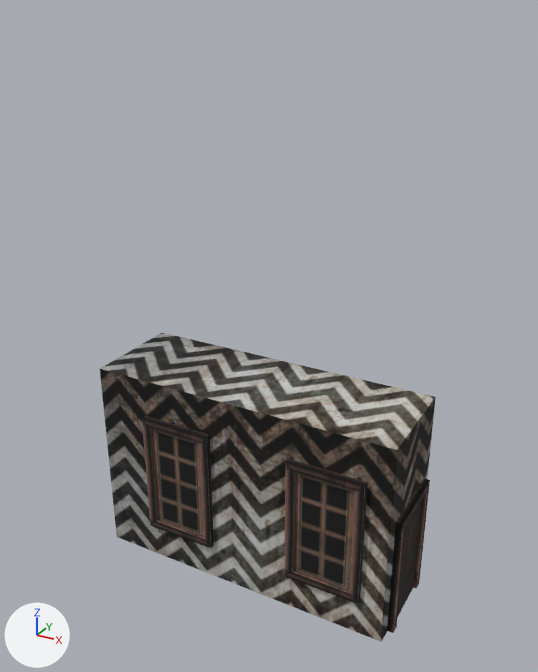
The FBX model Assets/Meshes/Enviro/SilentHill/Slap_SH_Wall_04.fbx, before and after one commit.
The view is the same before and after, from a 50 mm camera at (1.53, -4.87, 5.17) aimed at (-1.42, 0.51, 2.48). Arrows for +X, +Y and +Z are at lower left; the lights stay in place. The older version comes first. Where no turn or scale is listed for an object, it has been applied to the vertices.

The scene before the commit, as lines of its bpy script (objects in view):
```python
me_slap_sh_wall_04 = bpy.data.meshes.new('Slap_SH_Wall_04')
me_slap_sh_wall_04.from_pydata(...)  # 90 vertices, 67 faces; spans x -3.05..0.06, y -0.05..1.0, z 0.0..2.0
me_slap_sh_wall_04.materials.append(mat_material)  # picture img_t_silenthill_atlas_02_png
ob_slap_sh_wall_04 = bpy.data.objects.new('Slap_SH_Wall_04', me_slap_sh_wall_04)
ob_slap_sh_wall_04.location = (0.0, 0.0, 0.0)
```
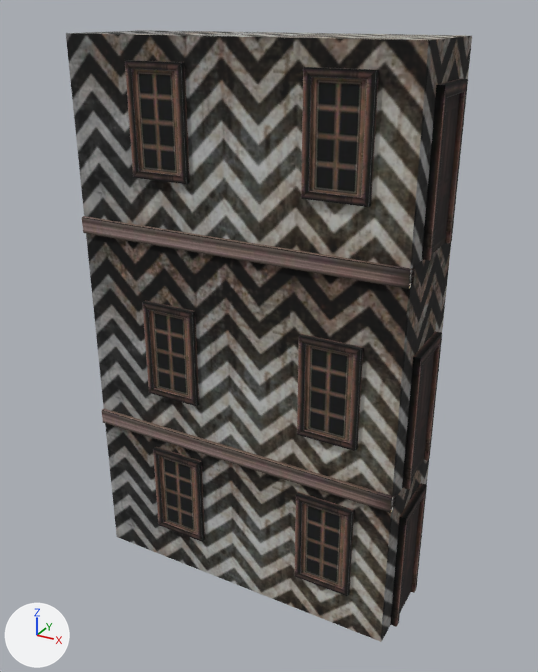
What differs and where, as boxes [x1, y1, x2, y2] in the pictures (538 x 672 px; the box of a moved part takes in the faces that stretch with it):
'Slap_SH_Wall_04', reshaped (21% wider, 98% taller): before [100, 333, 436, 642]; after [66, 30, 472, 642]
part 1 of me_slap_sh_wall_04, moved or reshaped: before [284, 459, 368, 604]; after [295, 492, 354, 596]
part 2 of me_slap_sh_wall_04, moved or reshaped: before [142, 416, 214, 548]; after [153, 447, 205, 542]
part 3 of me_slap_sh_wall_04, added (brown): after [102, 408, 396, 513]
part 4 of me_slap_sh_wall_04, added: after [86, 233, 451, 500]
part 5 of me_slap_sh_wall_04, added: after [402, 331, 442, 490]
part 6 of me_slap_sh_wall_04, added: after [297, 334, 363, 451]
part 7 of me_slap_sh_wall_04, added: after [142, 300, 199, 406]
part 8 of me_slap_sh_wall_04, added (brown): after [82, 216, 415, 289]
part 9 of me_slap_sh_wall_04, added: after [66, 30, 472, 268]
part 10 of me_slap_sh_wall_04, added: after [422, 79, 468, 261]
part 11 of me_slap_sh_wall_04, added: after [301, 67, 379, 207]
part 12 of me_slap_sh_wall_04, added: after [125, 60, 190, 184]
part 13 of me_slap_sh_wall_04, moved or reshaped: before [100, 333, 436, 642]; after [105, 423, 429, 642]

Diff of the bpy script that builds the scene:
```diff
--- a/Assets/Meshes/Enviro/SilentHill/Slap_SH_Wall_04.fbx.py
+++ b/Assets/Meshes/Enviro/SilentHill/Slap_SH_Wall_04.fbx.py
@@ me_slap_sh_wall_04 @@
 # used by ob_slap_sh_wall_04; location = (0.0, 0.0, 0.0)
-me_slap_sh_wall_04.from_pydata(...)  # 90 vertices, 67 faces; spans x -3.05..0.06, y -0.05..1.0, z 0.0..2.0
+me_slap_sh_wall_04.from_pydata(...)  # 286 vertices, 213 faces; spans x -3.05..0.06, y -0.05..1.0, z 0.0..4.99
+# me_slap_sh_wall_04 part 1: the loose piece of 24 vertices spanning x -0.95..-0.23, y -0.05..0.01, z 0.38..1.63 is scaled about its middle by 0.722, then moved by (0.0, 0.0, -0.14)
+# me_slap_sh_wall_04 part 2: the loose piece of 24 vertices spanning x -2.48..-1.76, y -0.05..0.01, z 0.38..1.63 is scaled about its middle by 0.722, then moved by (0.0, 0.0, -0.14)
+# me_slap_sh_wall_04 part 3: a new loose piece, a box spanning x -3.0..0.0, y -0.03..0.07, z 1.42..1.57, in mat_material (picture img_t_silenthill_atlas_02_png)
+# me_slap_sh_wall_04 part 4: the loose piece of 10 vertices spanning x -3.0..0.0, y 0.0..1.0, z 0.0..2.0 is copied, and the copy is moved by (0.0, 0.0, 1.49); it spans x -3.0..0.0, y 0.0..1.0, z 1.5..3.49
+# me_slap_sh_wall_04 part 5: the loose piece of 16 vertices spanning x 0.0..0.06, y 0.14..0.86, z 0.01..1.22 is copied, and the copy is scaled about its middle by (1, 0.769, 1), then moved by (0.0, 0.0, 1.5); it spans x 0.0..0.06, y 0.22..0.78, z 1.51..2.72
+# me_slap_sh_wall_04 part 6: the loose piece of 24 vertices spanning x -0.95..-0.23, y -0.05..0.01, z 0.38..1.63 is copied, and the copy is scaled about its middle by 0.722, then moved by (0.0, 0.0, 1.36); it spans x -0.85..-0.33, y -0.05..0.0, z 1.92..2.82
+# me_slap_sh_wall_04 part 7: the loose piece of 24 vertices spanning x -2.48..-1.76, y -0.05..0.01, z 0.38..1.63 is copied, and the copy is scaled about its middle by 0.722, then moved by (0.0, 0.0, 1.36); it spans x -2.38..-1.86, y -0.05..0.0, z 1.92..2.82
+# me_slap_sh_wall_04 part 8: a new loose piece, a box spanning x -3.0..0.0, y -0.03..0.07, z 3.35..3.49, in mat_material (picture img_t_silenthill_atlas_02_png)
+# me_slap_sh_wall_04 part 9: the loose piece of 10 vertices spanning x -3.0..0.0, y 0.0..1.0, z 0.0..2.0 is copied, and the copy is scaled about its middle by (1, 1, 0.75), then moved by (0.0, 0.0, 3.24); it spans x -3.0..0.0, y 0.0..1.0, z 3.49..4.99
+# me_slap_sh_wall_04 part 10: the loose piece of 16 vertices spanning x 0.0..0.06, y 0.14..0.86, z 0.01..1.22 is copied, and the copy is scaled about its middle by (1, 0.769, 1), then moved by (0.0, 0.0, 3.49); it spans x 0.0..0.06, y 0.22..0.78, z 3.5..4.71
+# me_slap_sh_wall_04 part 11: the loose piece of 24 vertices spanning x -0.95..-0.23, y -0.05..0.01, z 0.38..1.63 is copied, and the copy is scaled about its middle by 0.722, then moved by (0.0, 0.0, 3.35); it spans x -0.85..-0.33, y -0.05..0.0, z 3.9..4.8
+# me_slap_sh_wall_04 part 12: the loose piece of 24 vertices spanning x -2.48..-1.76, y -0.05..0.01, z 0.38..1.63 is copied, and the copy is scaled about its middle by 0.722, then moved by (0.0, 0.0, 3.35); it spans x -2.38..-1.86, y -0.05..0.0, z 3.9..4.8
+# me_slap_sh_wall_04 part 13: 33 vertices removed from x -3.05..0.06, y 0.0..1.0, z 0.01..2.0; 33 vertices added at x -3.05..0.06, y 0.0..1.0, z 0.01..1.5
+# other edits to the shape of me_slap_sh_wall_04 do not show in these pictures
 me_slap_sh_wall_04.materials.append(mat_material)
```
